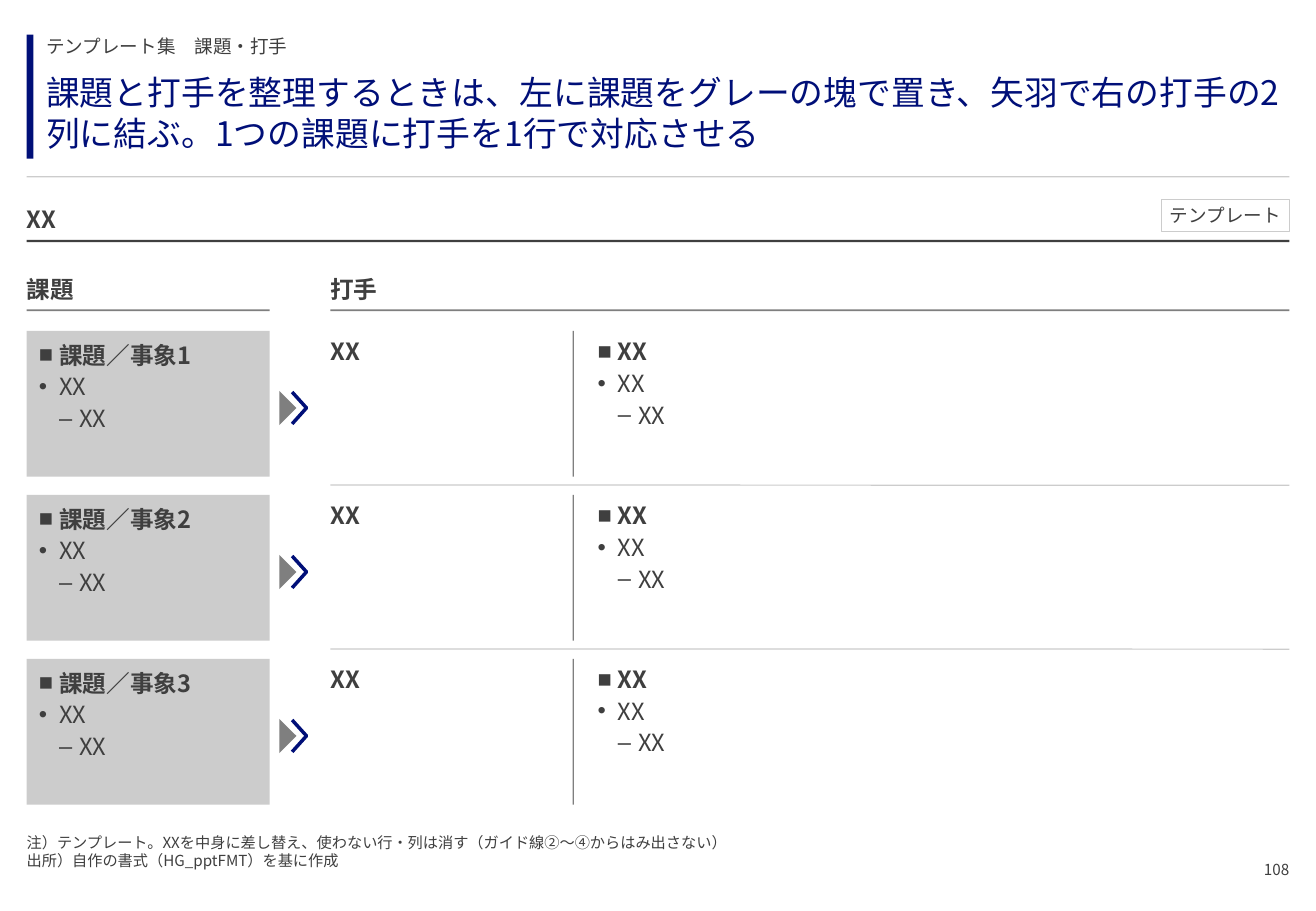
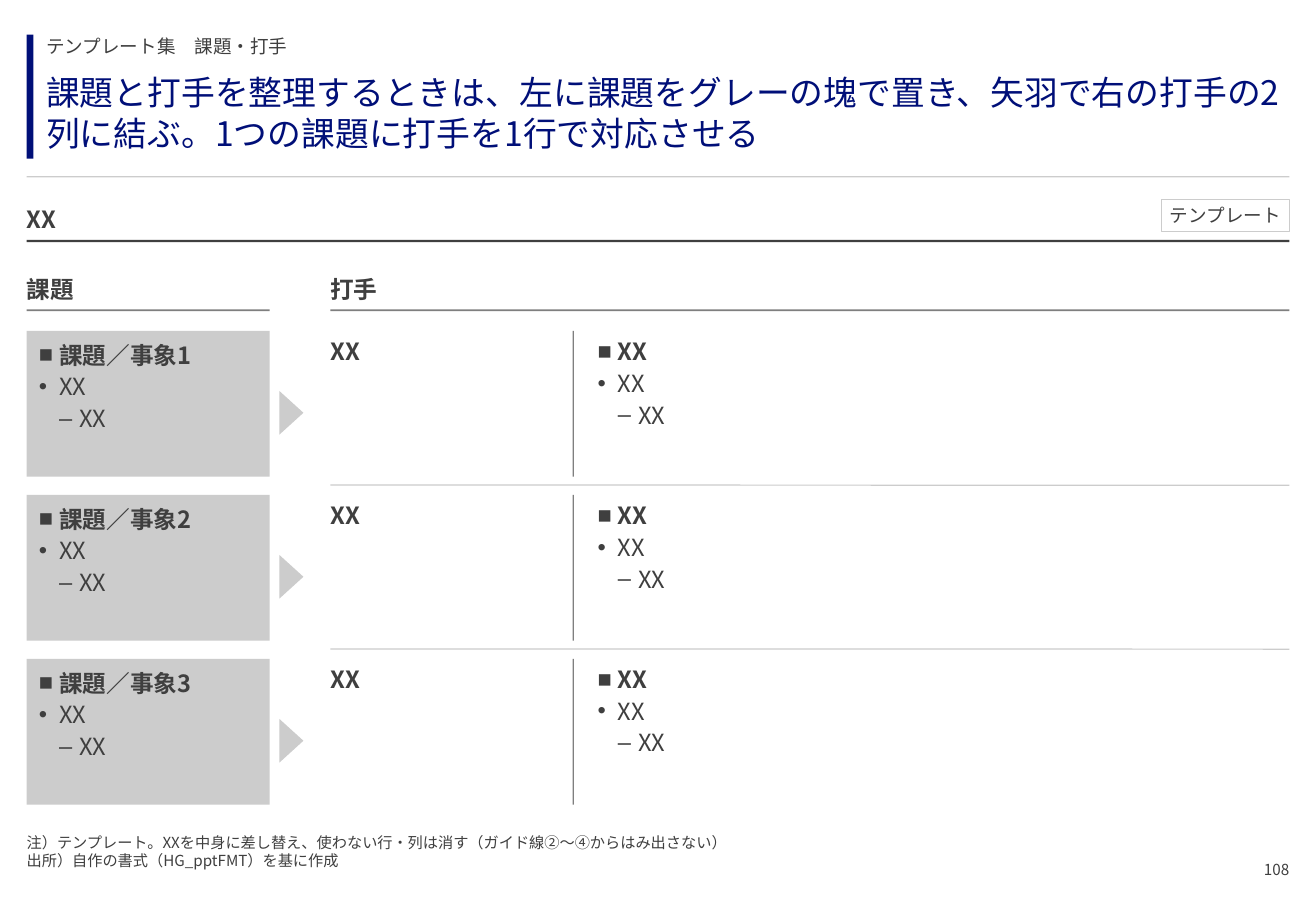
Before and after one commit to GontaHH/slide_builder, a slide deck: slide 108 of patterns/pattern-deck.pptx. Drawn at 1316x911 pixels with LibreOffice and Linux fonts; fonts in the diff are those of the drawing. Boxes give left, top, right and bottom in pixels: in the first picture for what was removed or moved away, otherwise in the second. Text is boxed around its words. In the diff, an @@ line names an element or a change of style, - is before the commit and + after.

```diff
--- a/patterns/pattern-deck.pptx
+++ b/patterns/pattern-deck.pptx
@@ fill #7F7F7F to #CCCCCC in 3 elements at bbox=[279, 555, 304, 599], bbox=[279, 719, 304, 763], bbox=[279, 391, 304, 435] @@
@@ freeform shape: place and size @@
-freeform shape at bbox=[279, 391, 296, 425]
+freeform shape at bbox=[279, 391, 304, 435]
@@ freeform shape removed at bbox=[293, 392, 307, 424] @@
@@ freeform shape: place and size @@
-freeform shape at bbox=[279, 555, 296, 589]
+freeform shape at bbox=[279, 555, 304, 599]
@@ freeform shape removed at bbox=[293, 557, 307, 588] @@
@@ freeform shape: place and size @@
-freeform shape at bbox=[279, 719, 296, 753]
+freeform shape at bbox=[279, 719, 304, 763]
@@ freeform shape removed at bbox=[293, 721, 307, 752] @@
```
Also in this commit, not shown: 78 other slides changed, 16 other files.
